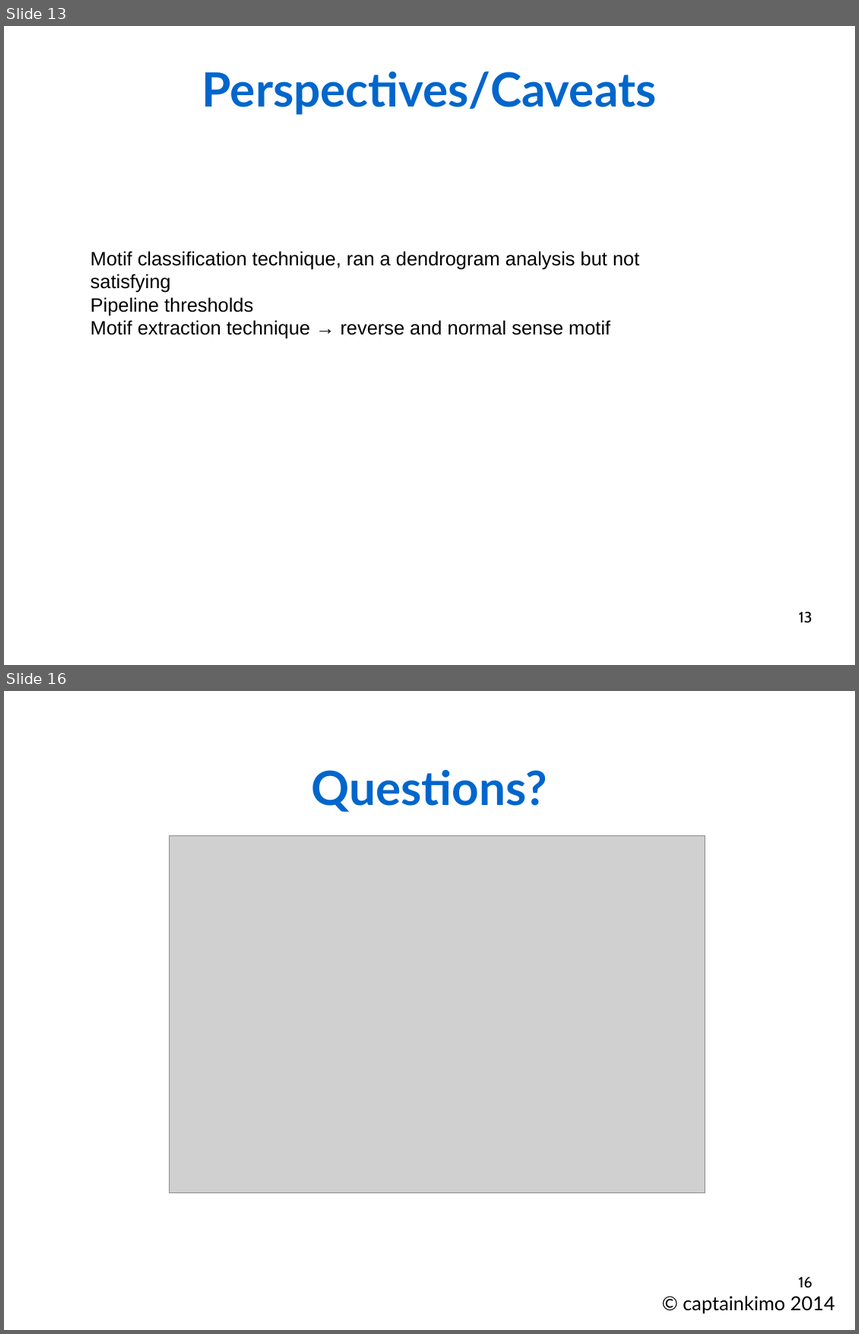
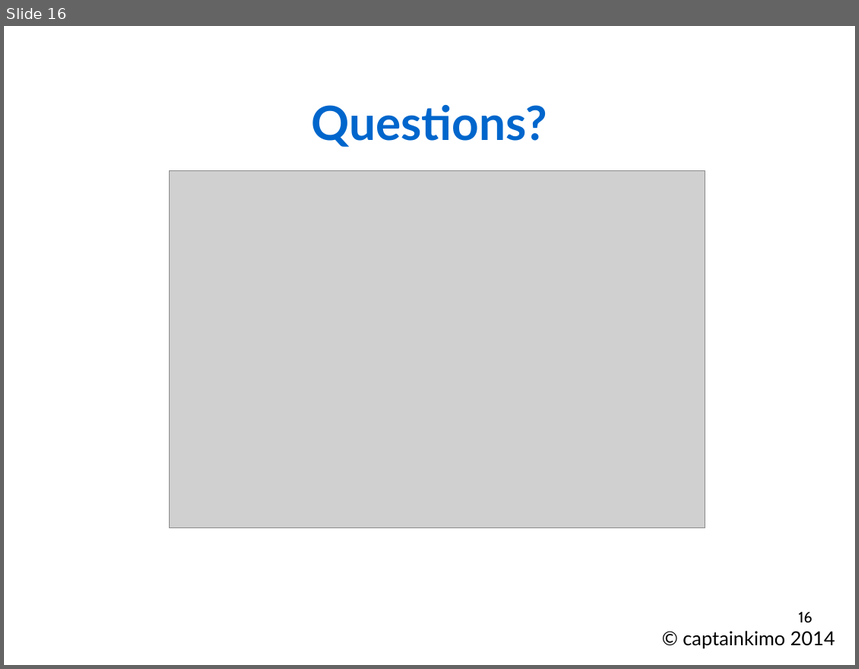
Before and after one commit to Rekyt/lynchlabpresentation2014, a slide deck: LabMeetingPresentation.odp. Shown one above the other, each under a label of ours: slides 13 and 16 before the commit, slide 16 after it; the slides between them are not shown. The pictures are 859x1334 and 859x669 pixels, drawn with LibreOffice and Linux fonts; fonts in the diff are those of the drawing; grey boxes stand for pictures. Boxes give left, top, right and bottom in pixels: in the first picture for what was removed or moved away, otherwise in the second. Text is boxed around its words. In the diff, an @@ line names an element or a change of style, - is before the commit and + after.

```diff
--- a/LabMeetingPresentation.odp
+++ b/LabMeetingPresentation.odp
@@ slide 13 removed at (x1=4, y1=26, x2=855, y2=665), background #FFFFFF @@
@@ text removed at (x1=202, y1=72, x2=657, y2=115) @@
-Perspectives/Caveats
@@ text removed at (x1=91, y1=251, x2=639, y2=339) @@
-Motif classification technique, ran a dendrogram analysis but not satisfying
-Pipeline thresholds
-Motif extraction technique → reverse and normal sense motif
@@ page number removed at (x1=799, y1=612, x2=813, y2=623) @@
-13
```
Also in this commit, not shown: 2 slides changed, 4 slides added, 3 other slides removed.
